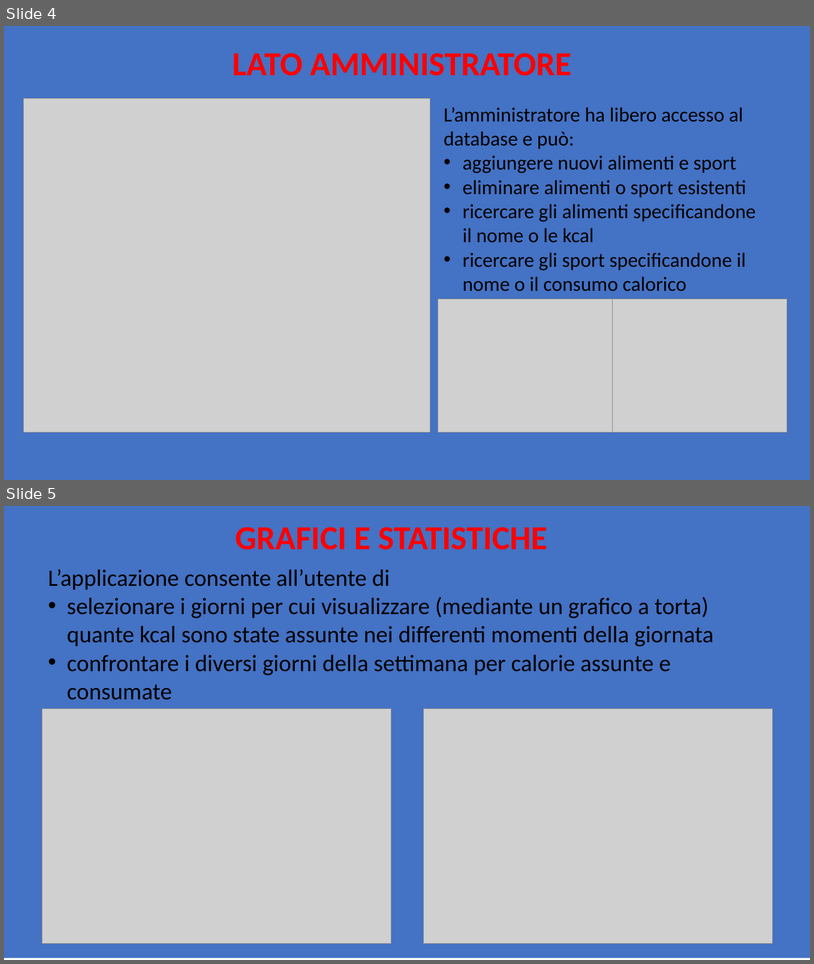
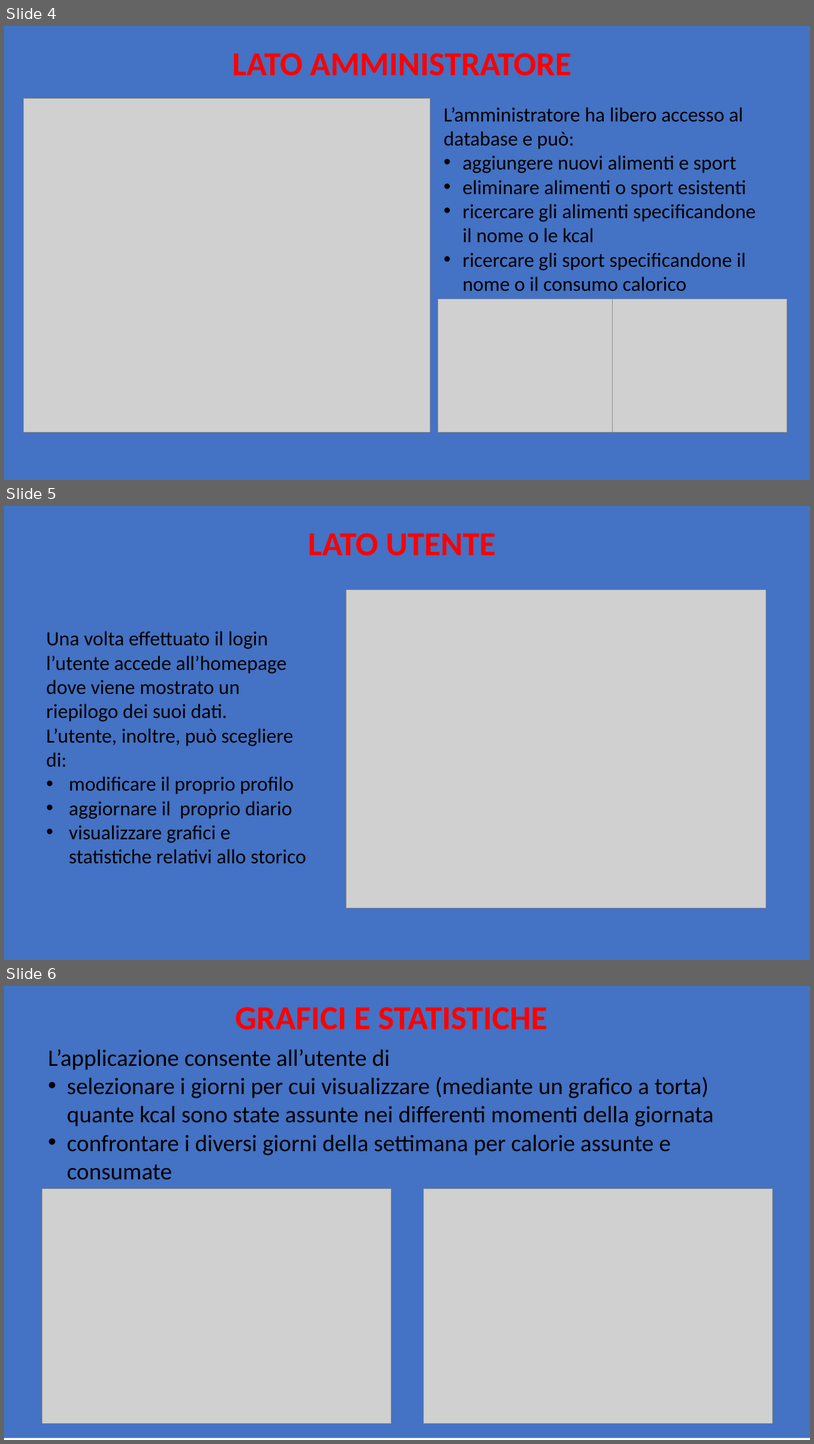
Before and after one commit to clamar14/progettoJavaFX, a slide deck: progetto programmazione oggetti.pptx. Shown one above the other, each under a label of ours: slides 4 and 5 before the commit, slides 4, 5 and 6 after it. The pictures are 814x964 and 814x1444 pixels, drawn with LibreOffice and Linux fonts; fonts in the diff are those of the drawing; grey boxes stand for pictures. Boxes give left, top, right and bottom in pixels: in the first picture for what was removed or moved away, otherwise in the second. Text is boxed around its words. In the diff, an @@ line names an element or a change of style, - is before the commit and + after.

```diff
--- a/progetto programmazione oggetti.pptx
+++ b/progetto programmazione oggetti.pptx
@@ slide 5 added at (4,506,810,960), background #FFFFFF @@
@@ rectangle added at (4,506,810,960), fill #4472C4 @@
@@ text added at (308,533,496,556), 40 pt, text #FF0000, bold @@
+LATO UTENTE
@@ picture added at (347,589,766,907) @@
@@ text added at (46,631,306,864), 24 pt, text #000000 @@
+Una volta effettuato il login l’utente accede all’homepage dove viene mostrato un riepilogo dei suoi dati.
+L’utente, inoltre, può scegliere di:
+• modificare il proprio profilo
+• aggiornare il proprio diario
+• visualizzare grafici e statistiche relativi allo storico
@@ what was slide 5 is now slide 6 @@
```
Also in this commit, not shown: 43 other files.
